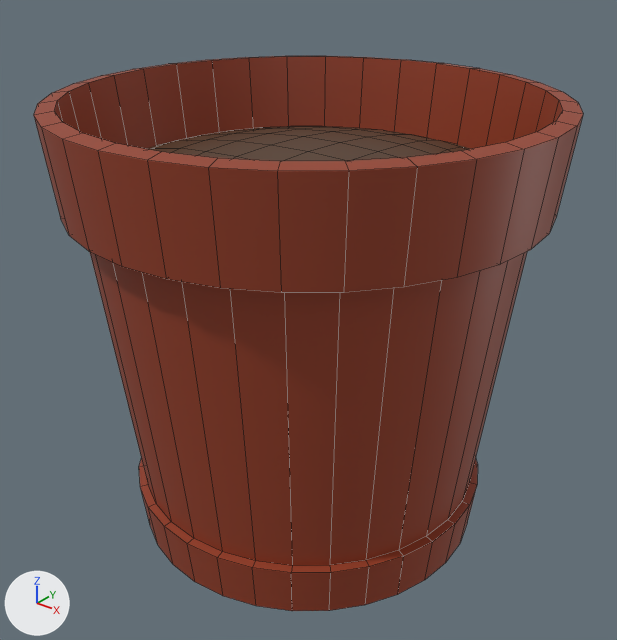
The FBX model Assets/Meshes/Plants/Pot01.fbx as it was, and as the next commit left it.
The view is the same before and after, from a 50 mm camera at (1.076, -1.345, 1.313) aimed at (0.01, -0.012, 0.487). Every picture has the same lights, and +X, +Y and +Z are marked at lower left. Mesh edges are drawn as thin lines. Where no turn or scale is listed for an object, it has been applied to the vertices.
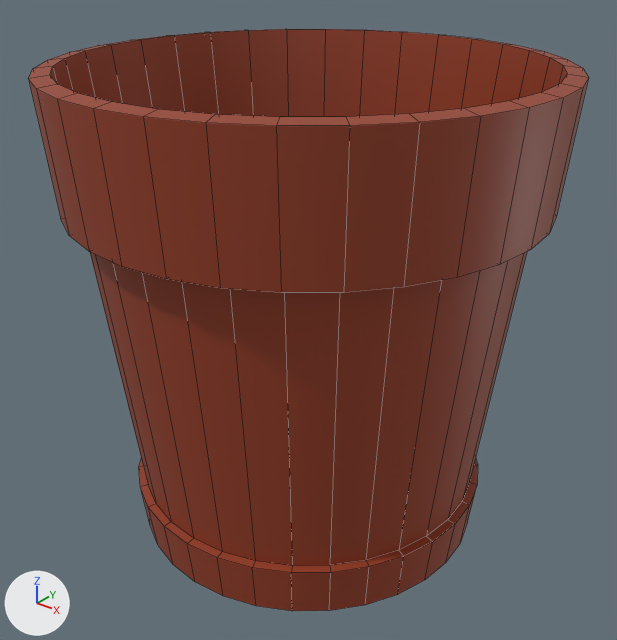
Patch to the scene script:
```diff
--- a/Assets/Meshes/Plants/Pot01.fbx.py
+++ b/Assets/Meshes/Plants/Pot01.fbx.py
@@ me_cylinder_003 @@
 me_cylinder_003.from_pydata(...)  # 401 vertices, 354 faces; spans x -0.524..0.524, y -0.524..0.524, z -0.001..0.974
 # used by ob_cylinder; location = (0.0, 0.0, 0.0)
+# me_cylinder_003 part 1: all 64 vertices in x -0.524..0.524, y -0.524..0.524, z 0.969..0.974 are moved by (0.0, 0.0, 0.065)
 me_cylinder_003.materials.append(mat_material_012)
```

Boxes (x1, y1, x2, y2) around the edits, measured in the pictures (617 x 640 px; the box of a moved part takes in the faces that stretch with it):
'Cylinder', reshaped: before (34, 56, 583, 611); after (29, 29, 588, 611)
part 1 of me_cylinder_003, moved or reshaped: before (34, 56, 583, 293); after (29, 29, 588, 293)
